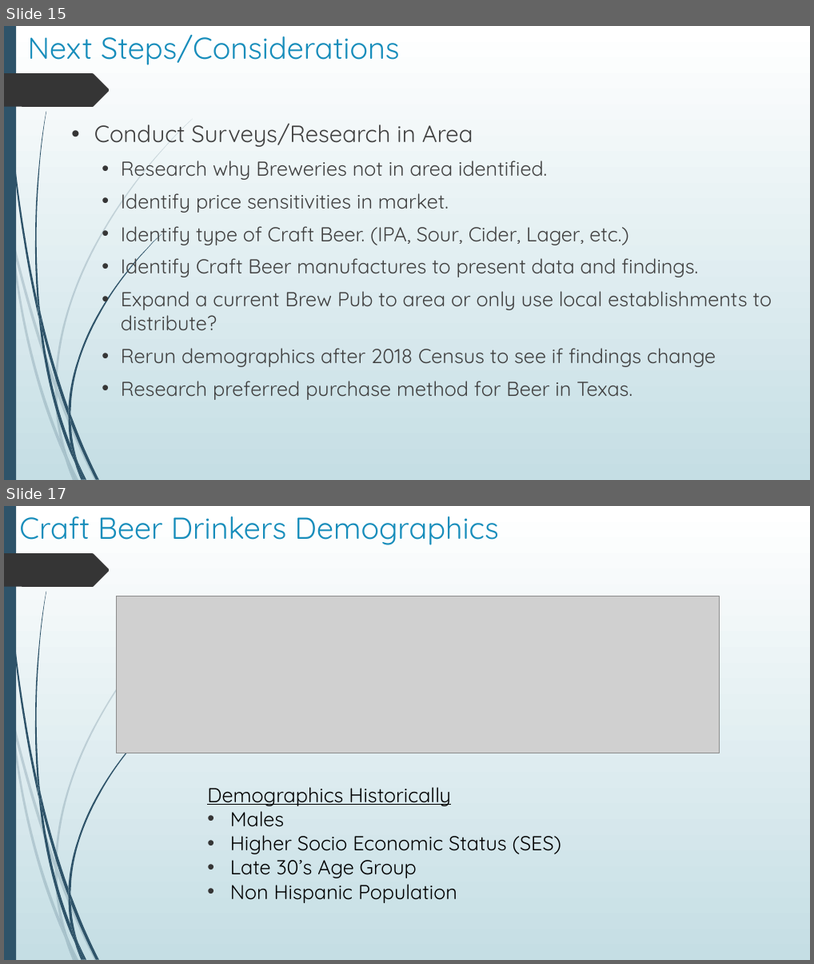
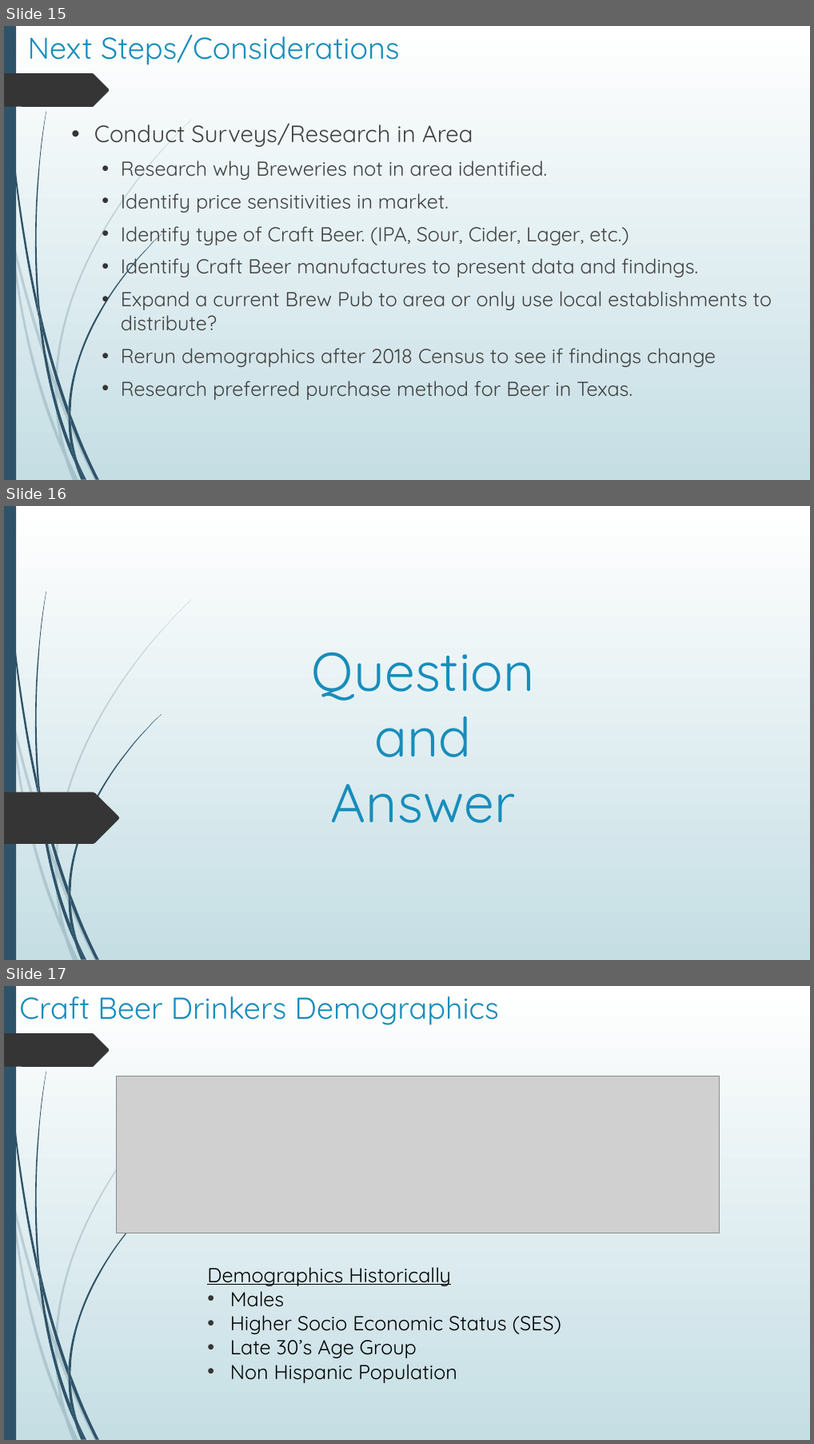
Before and after one commit to LeaLamatina/Craft-Brewery-Demographics-Project, a slide deck: Overview PP.pptx. Shown one above the other, each under a label of ours: slides 15 and 17 before the commit, slides 15, 16 and 17 after it; the slides between them are not shown. The pictures are 814x964 and 814x1444 pixels, drawn with LibreOffice and Linux fonts; fonts in the diff are those of the drawing; grey boxes stand for pictures. Boxes give left, top, right and bottom in pixels: in the first picture for what was removed or moved away, otherwise in the second. Text is boxed around its words. In the diff, an @@ line names an element or a change of style, - is before the commit and + after.

```diff
--- a/Overview PP.pptx
+++ b/Overview PP.pptx
@@ slide 16 added at [4,506,810,960], background gradient #FFFFFF to #C5DEE5; not listed: 23 template elements that a slide beside it also shows @@
@@ title added at [312,652,535,823], 64.8 pt, text #178DBB @@
+Question
+and
+Answer
@@ freeform shape added at [4,792,119,844], fill #353535 @@
```
Also in this commit, not shown: 1 slide changed, 1 slide removed.
